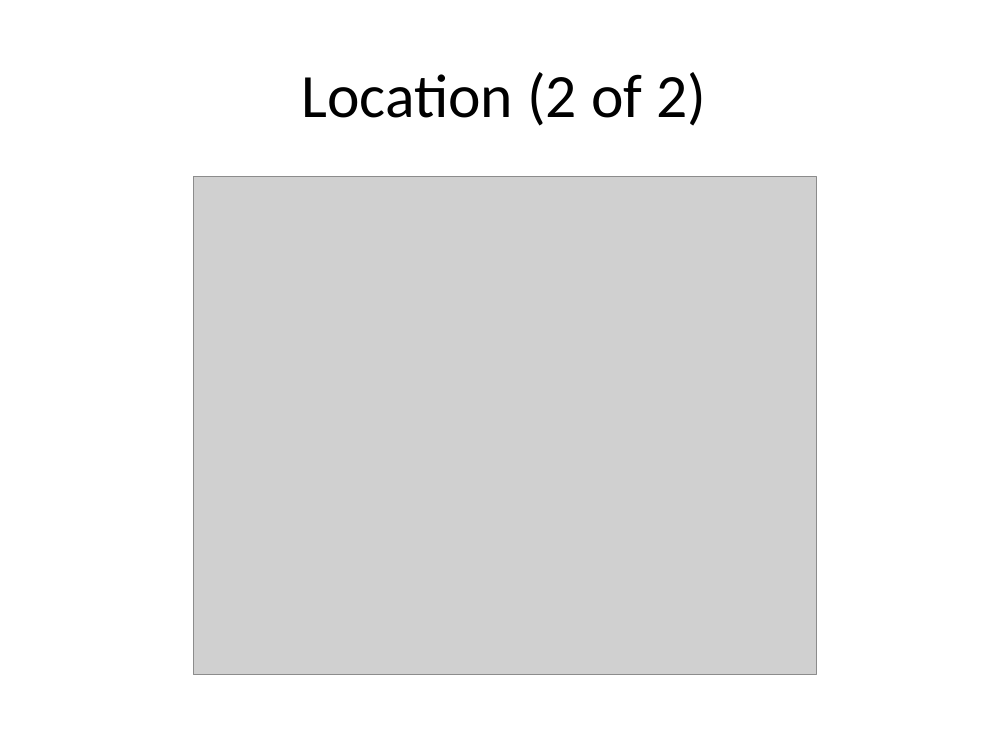
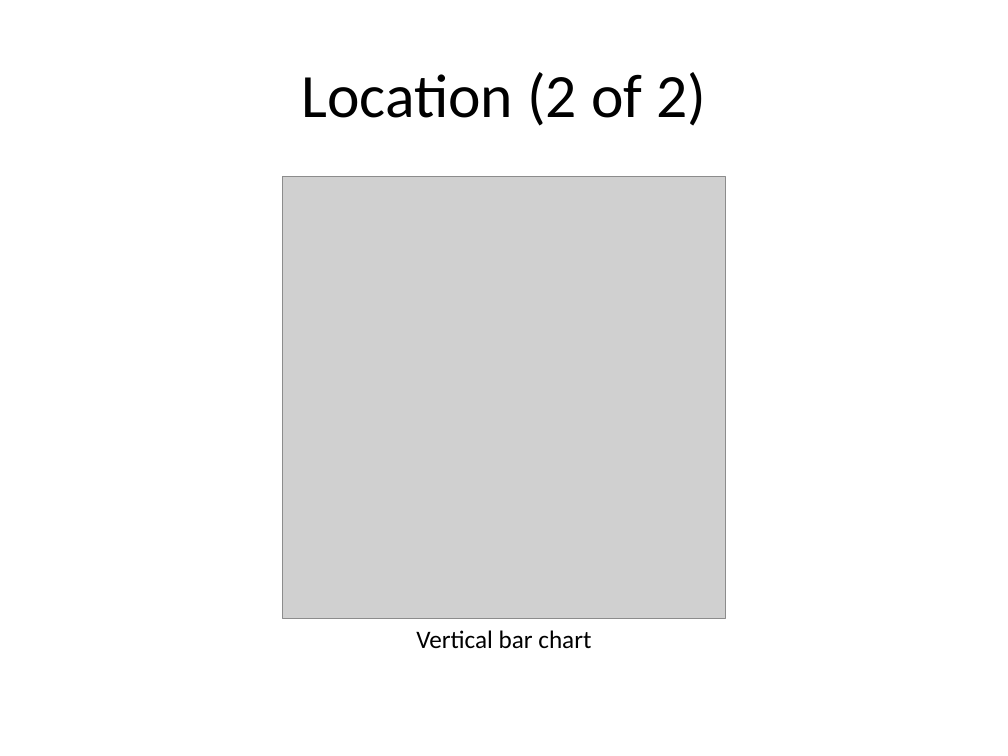
Before and after one commit to pmean/data-visualization, a slide deck: slide 30 of data-viz-02/src/data-visualization-02-bars.pptx (slide 46 before the commit). Drawn at 1008x756 pixels with LibreOffice and Linux fonts; fonts in the diff are those of the drawing; grey boxes stand for pictures. Boxes give left, top, right and bottom in pixels: in the first picture for what was removed or moved away, otherwise in the second. Text is boxed around its words. In the diff, an @@ line names an element or a change of style, - is before the commit and + after.

```diff
--- a/data-viz-02/src/data-visualization-02-bars.pptx
+++ b/data-viz-02/src/data-visualization-02-bars.pptx
@@ picture: place and size @@
-picture at (194,176,816,674)
+picture at (283,176,726,619)
@@ text added at (416,630,591,649), 18 pt, text #000000 @@
+Vertical bar chart
```
Also in this commit, not shown: 15 other slides changed, 5 slides added, 21 slides removed, 47 other files.
